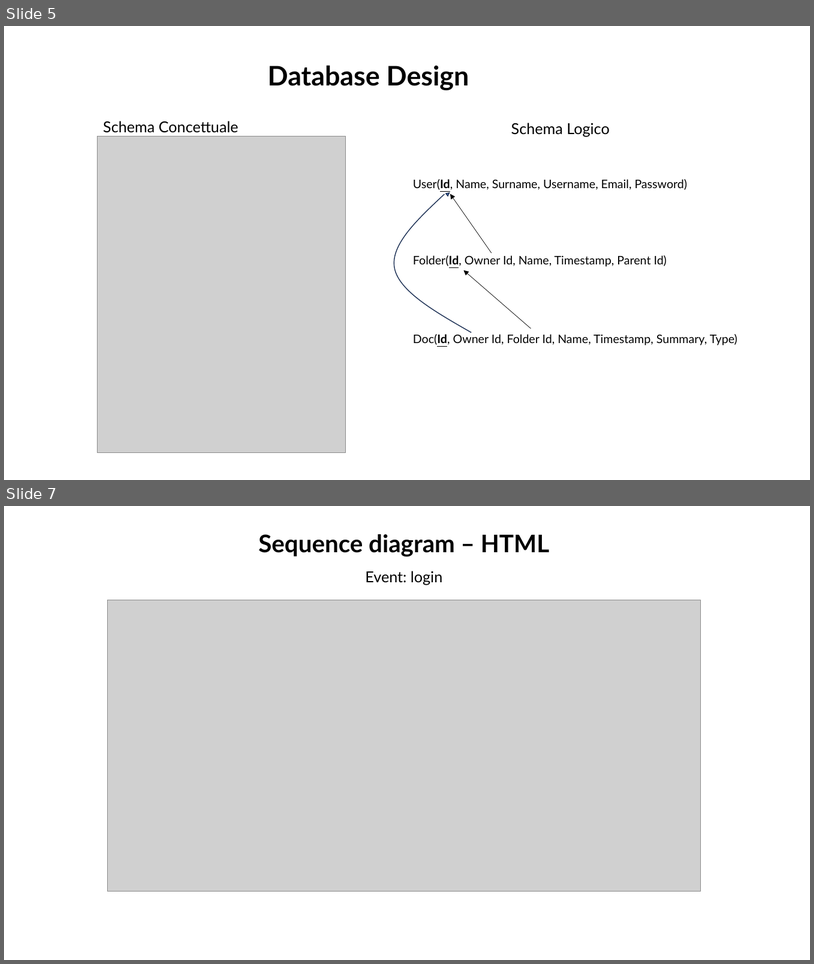
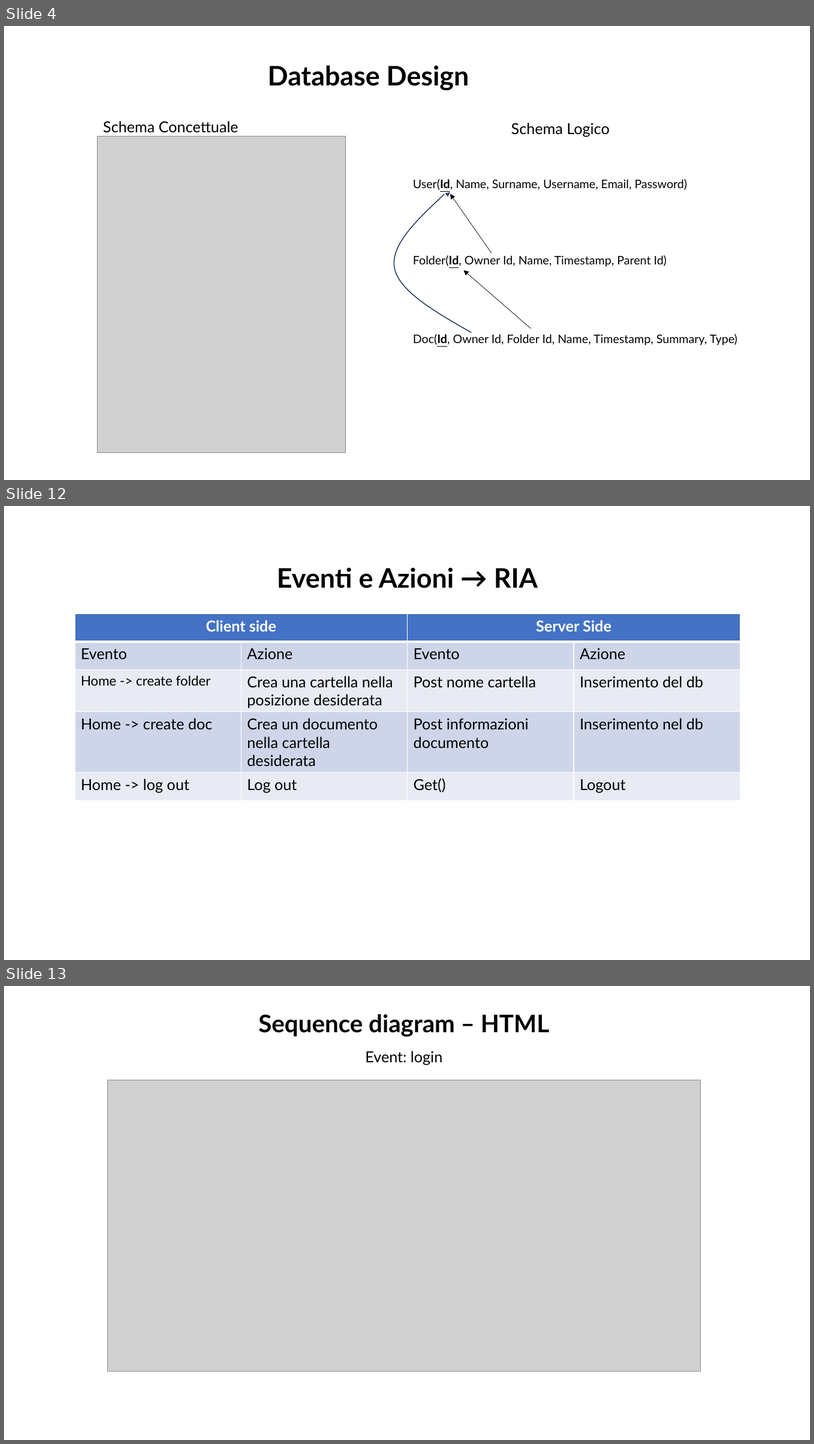
Before and after one commit to MattiaBelfiore/Tiw, a slide deck: Documentazione.pptx. Shown one above the other, each under a label of ours: slides 5 and 7 before the commit, slides 4, 12 and 13 after it; the slides between them are not shown. The pictures are 814x964 and 814x1444 pixels, drawn with LibreOffice and Linux fonts; fonts in the diff are those of the drawing; grey boxes stand for pictures. Boxes give left, top, right and bottom in pixels: in the first picture for what was removed or moved away, otherwise in the second. Text is boxed around its words. In the diff, an @@ line names an element or a change of style, - is before the commit and + after.

```diff
--- a/Documentazione.pptx
+++ b/Documentazione.pptx
@@ slide 12 added at <box>4,506,810,960</box>, background #FFFFFF @@
@@ title added at <box>277,567,538,588</box>, 32 pt, text #000000, bold @@
+Eventi e Azioni → RIA
@@ table added at <box>75,613,740,819</box>, 5 rows, 4 columns @@
+Client side |  | Server Side | 
+Evento | Azione | Evento | Azione
+Home -> create folder | Crea una cartella nella posizione desiderata | Post nome cartella | Inserimento del db
+Home -> create doc | Crea un documento nella cartella desiderata | Post informazioni documento | Inserimento nel db
+Home -> log out | Log out | Get() | Logout
@@ what was slide 5 is now slide 4 @@
@@ what was slide 7 is now slide 13 @@
```
Also in this commit, not shown: 2 slides changed, 7 other slides added, 1 slide removed, 4 other files.
